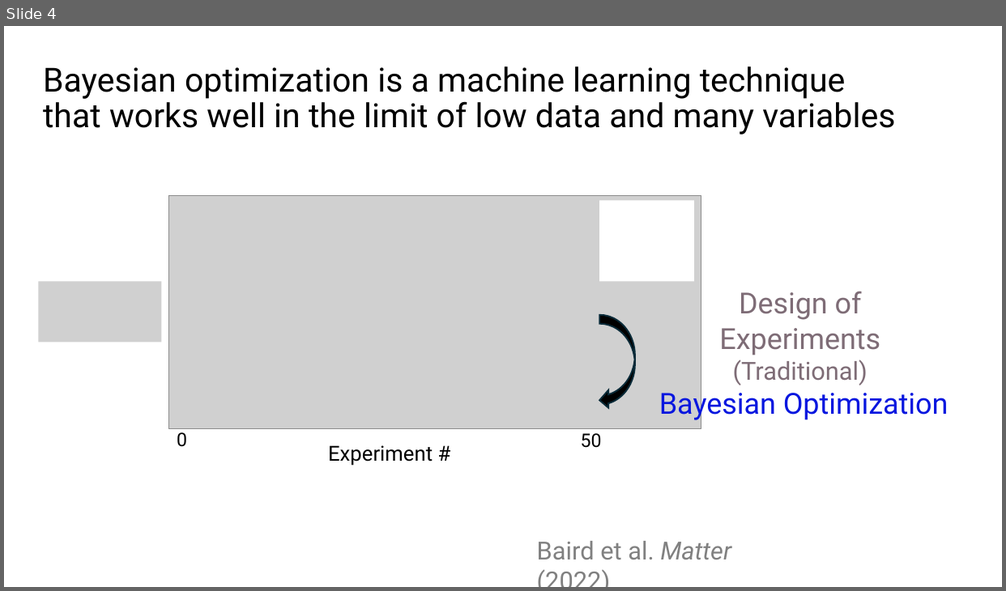
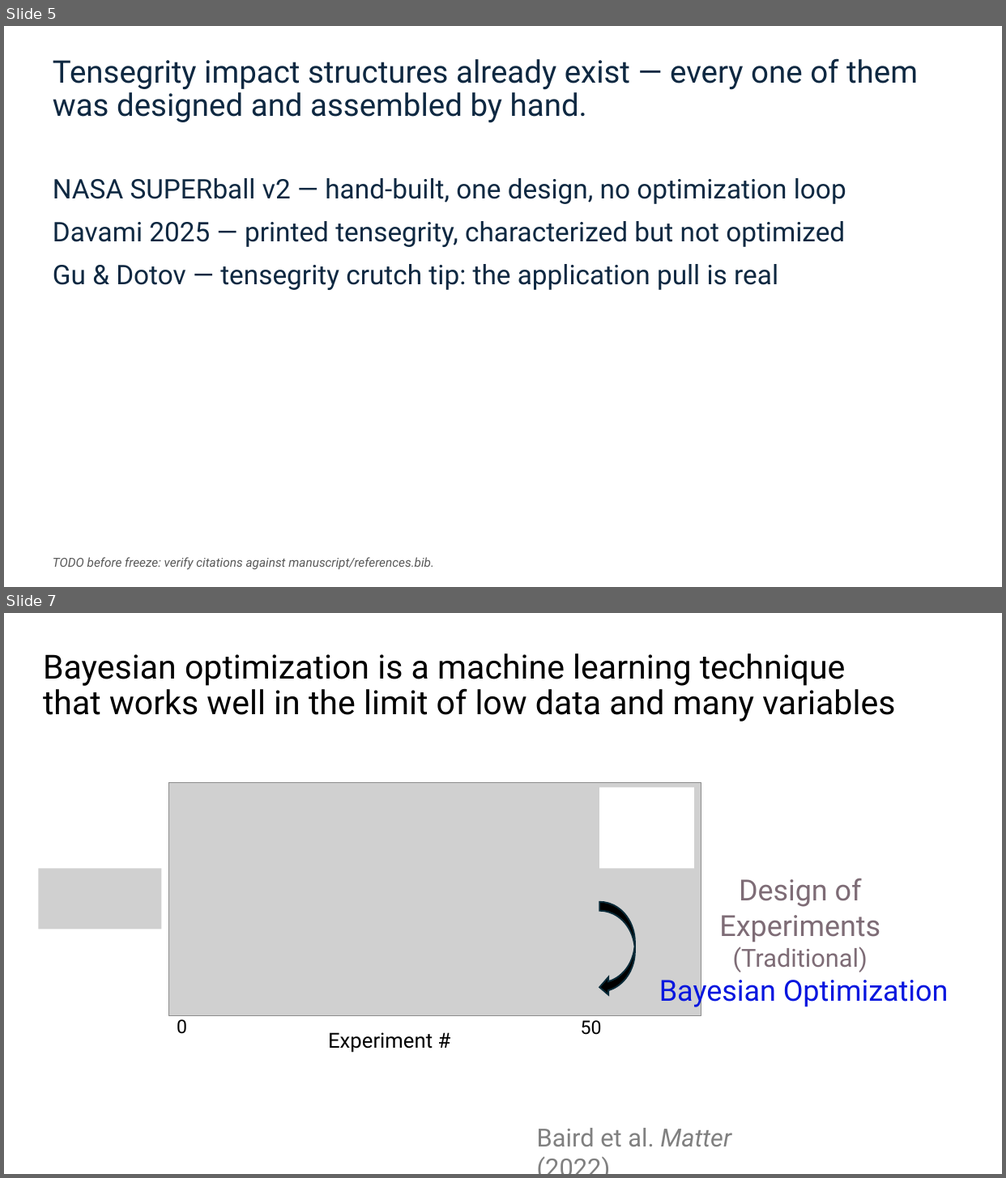
Before and after one commit to vertical-cloud-lab/tensegrity-optimization, a slide deck: presentation/Slide Decks/IDETC Supplement Slides (BO block + gap + video + accel).pptx. Shown one above the other, each under a label of ours: slide 4 before the commit, slides 5 and 7 after it; the slides between them are not shown. The pictures are 1006x591 and 1006x1178 pixels, drawn with LibreOffice and Linux fonts; fonts in the diff are those of the drawing; grey boxes stand for pictures. Boxes give left, top, right and bottom in pixels: in the first picture for what was removed or moved away, otherwise in the second. Text is boxed around its words. In the diff, an @@ line names an element or a change of style, - is before the commit and + after.

```diff
--- a/presentation/Slide Decks/IDETC Supplement Slides (BO block + gap + video + accel).pptx
+++ b/presentation/Slide Decks/IDETC Supplement Slides (BO block + gap + video + accel).pptx
@@ slide 5 added at <box>4,26,1002,587</box>, background #FFFFFF @@
@@ title added at <box>53,58,918,123</box>, 30 pt, text #0E2841 @@
+Tensegrity impact structures already exist — every one of them was designed and assembled by hand.
@@ text added at <box>53,178,846,290</box>, 26 pt, text #0E2841 @@
+NASA SUPERball v2 — hand-built, one design, no optimization loop
+Davami 2025 — printed tensegrity, characterized but not optimized
+Gu & Dotov — tensegrity crutch tip: the application pull is real
@@ text added at <box>53,557,434,570</box>, 12 pt, text #595959, italic @@
+TODO before freeze: verify citations against manuscript/references.bib.
@@ what was slide 4 is now slide 7 @@
```
Also in this commit, not shown: 1 slide changed, 13 other slides added, 10 slides removed, 40 other files.
